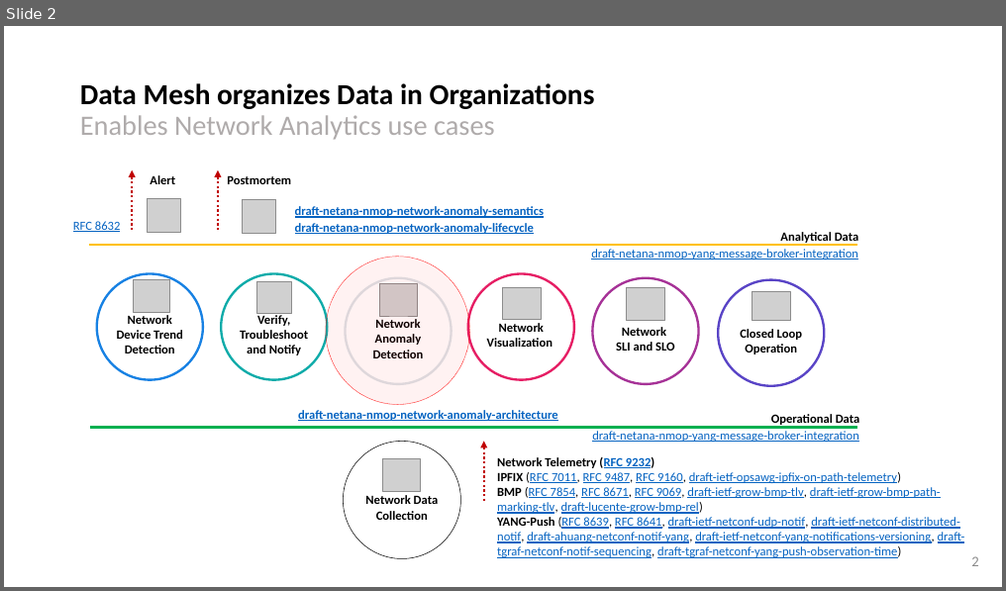
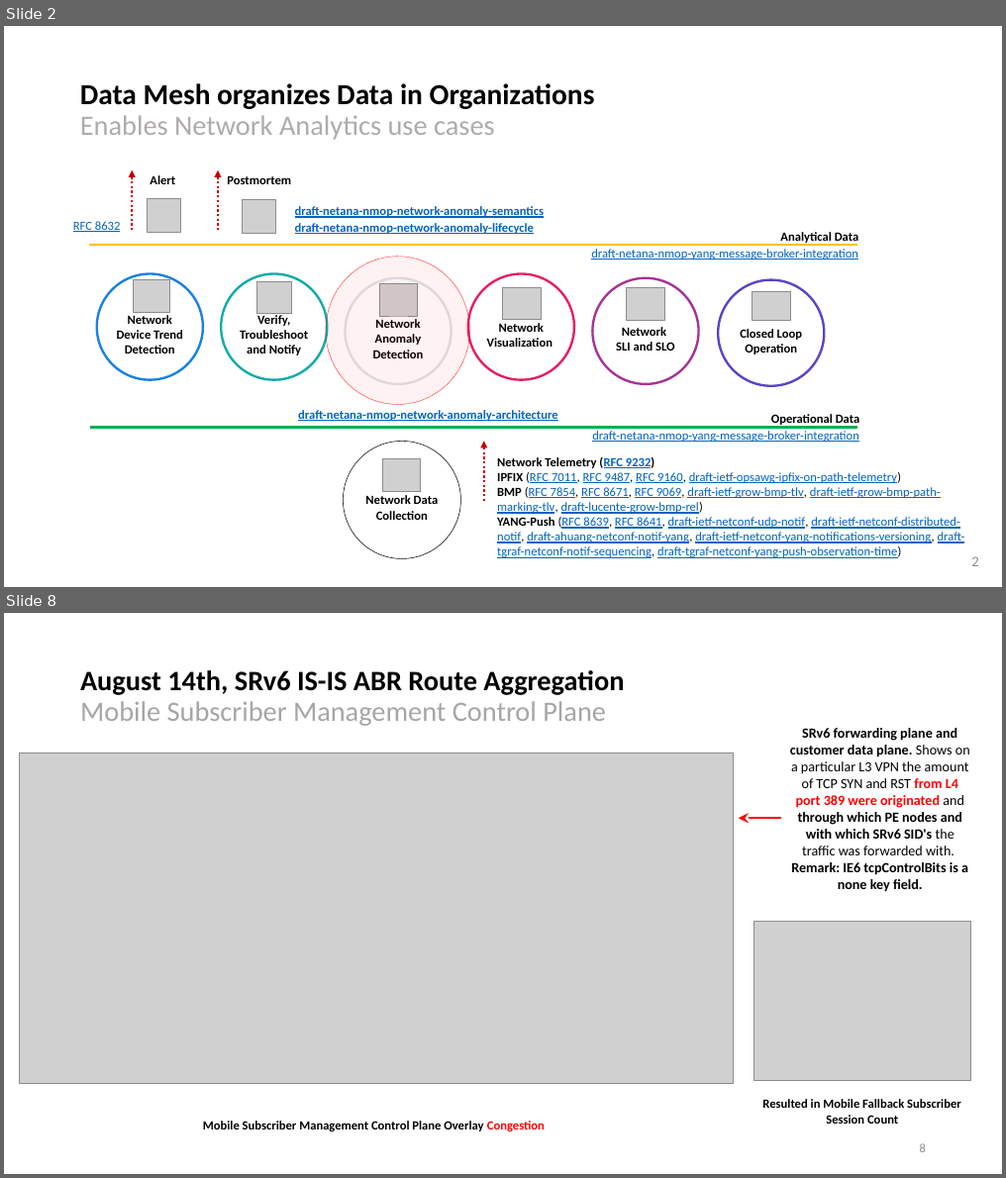
Before and after one commit to network-analytics/ietf-network-analytics-document-status, a slide deck: 121/NMOP/nmop-interim-swisscom-network-analytics-network-incident-postmortem.pptx. Shown one above the other, each under a label of ours: slide 2 before the commit, slides 2 and 8 after it; the slides between them are not shown. The pictures are 1006x591 and 1006x1178 pixels, drawn with LibreOffice and Linux fonts; fonts in the diff are those of the drawing; grey boxes stand for pictures. Boxes give left, top, right and bottom in pixels: in the first picture for what was removed or moved away, otherwise in the second. Text is boxed around its words. In the diff, an @@ line names an element or a change of style, - is before the commit and + after.

```diff
--- a/121/NMOP/nmop-interim-swisscom-network-analytics-network-incident-postmortem.pptx
+++ b/121/NMOP/nmop-interim-swisscom-network-analytics-network-incident-postmortem.pptx
@@ slide 8 added at <box>4,613,1002,1174</box>, background #FFFFFF @@
@@ text added at <box>80,670,624,726</box>, 27 pt, text #000000, bold @@
+August 14th, SRv6 IS-IS ABR Route Aggregation
+Mobile Subscriber Management Control Plane
@@ text added at <box>790,728,970,892</box>, 13.5 pt, text #000000, bold @@
+SRv6 forwarding plane and customer data plane. Shows on a particular L3 VPN the amount of TCP SYN and RST from L4 port 389 were originated and through which PE nodes and with which SRv6 SID's the traffic was forwarded with. Remark: IE6 tcpControlBits is a none key field.
@@ picture added at <box>20,753,734,1084</box> @@
@@ arrow added from (782, 818) to (739, 818), #FF0000 2 pt @@
@@ picture added at <box>754,921,971,1080</box> @@
@@ text added at <box>762,1099,961,1124</box>, 12 pt, text #000000, bold @@
+Resulted in Mobile Fallback Subscriber Session Count
@@ text added at <box>203,1121,545,1132</box>, 12 pt, text #000000, bold @@
+Mobile Subscriber Management Control Plane Overlay Congestion
@@ page number added at <box>920,1144,926,1153</box>, 12 pt, text #8C8C8C @@
+8
```
Also in this commit, not shown: 5 slides changed, 11 other slides added, 7 slides removed, 1 other file.
